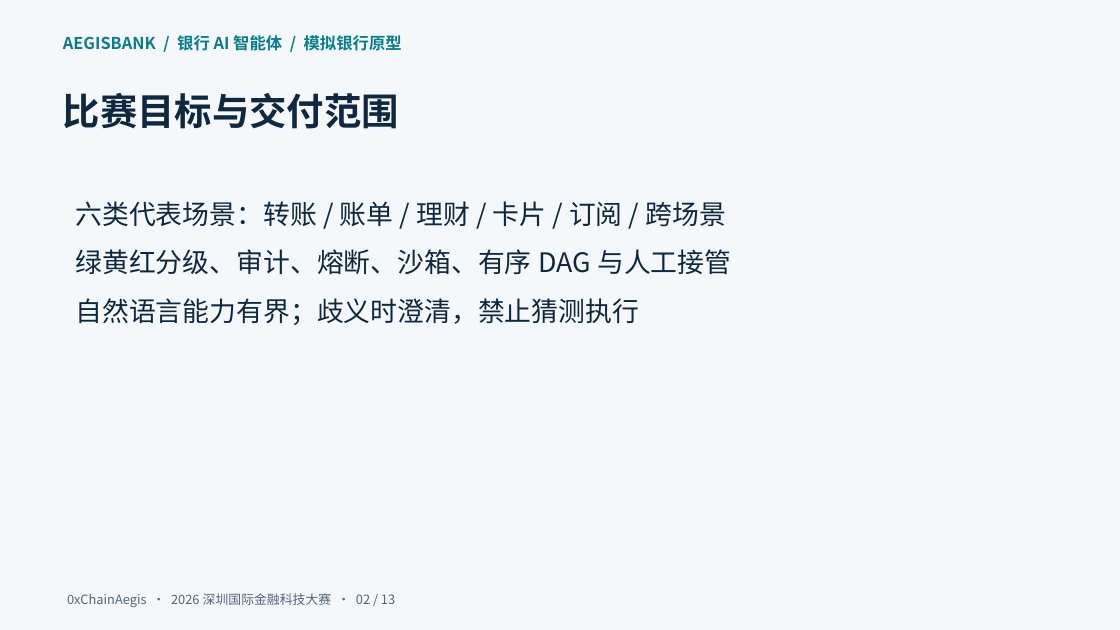
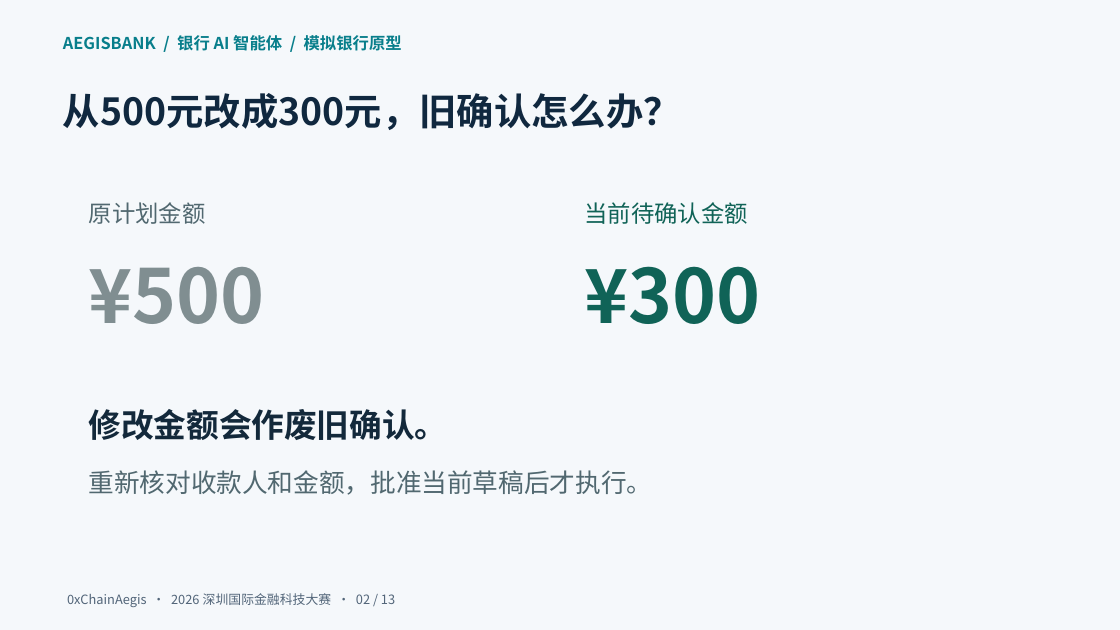
Before and after one commit to 0xChainAegis/aegisbank, a slide deck: slide 2 of deliverables/current/03-AegisBank-答辩材料.pptx. Drawn at 1120x630 pixels with LibreOffice and Linux fonts; fonts in the diff are those of the drawing. Boxes give left, top, right and bottom in pixels: in the first picture for what was removed or moved away, otherwise in the second. Text is boxed around its words. In the diff, an @@ line names an element or a change of style, - is before the commit and + after.

```diff
--- a/deliverables/current/03-AegisBank-答辩材料.pptx
+++ b/deliverables/current/03-AegisBank-答辩材料.pptx
@@ text at (63,93,681,130): text changed @@
-比赛目标与交付范围
+从500元改成300元，旧确认怎么办？
@@ text removed at (75,201,731,325) @@
-六类代表场景：转账 / 账单 / 理财 / 卡片 / 订阅 / 跨场景
-绿黄红分级、审计、熔断、沙箱、有序 DAG 与人工接管
-自然语言能力有界；歧义时澄清，禁止猜测执行
@@ text added at (89,202,206,224), 20 pt, text #516870 @@
+原计划金额
@@ text added at (584,202,748,224), 20 pt, text #106357 @@
+当前待确认金额
@@ text added at (89,267,265,324), 64 pt, text #808E91, bold @@
+¥500
@@ text added at (584,266,760,324), 64 pt, text #106357, bold @@
+¥300
@@ text added at (89,409,448,440), 28 pt, text #13293B, bold @@
+修改金额会作废旧确认。
@@ text added at (89,470,653,495), 22 pt, text #516870 @@
+重新核对收款人和金额，批准当前草稿后才执行。
```
Also in this commit, not shown: 3 other slides changed, 7 other files.
